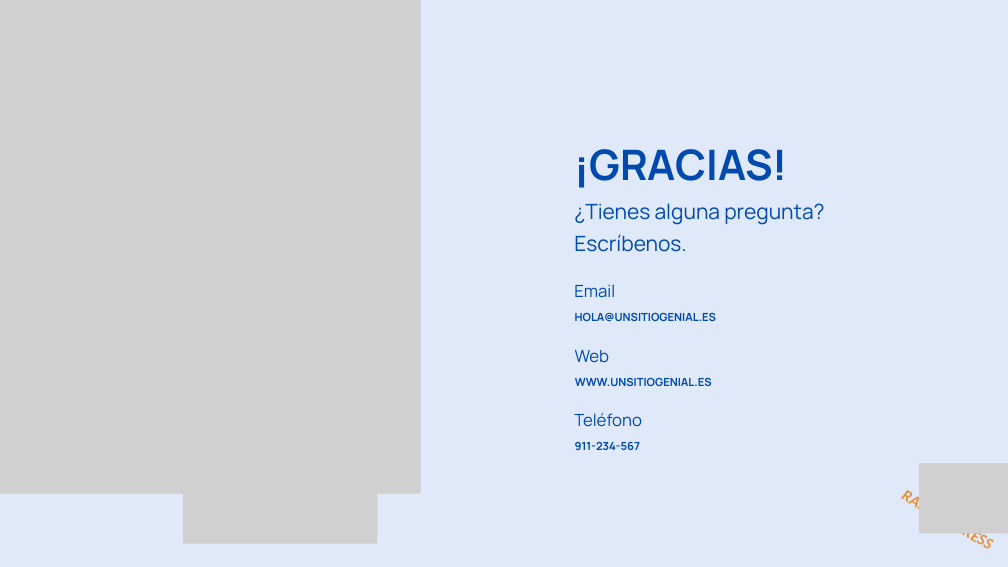
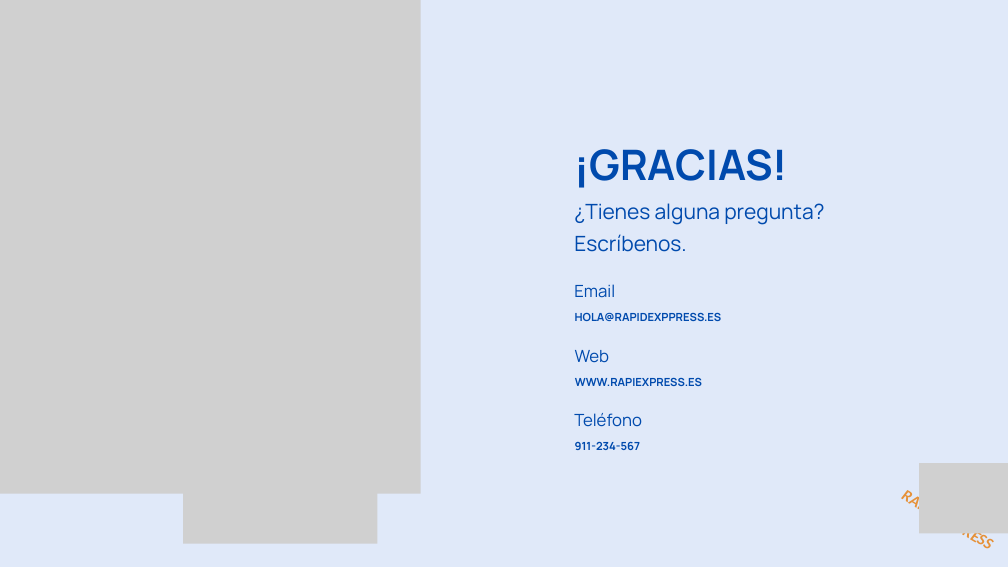
Before and after one commit to ITACADEMYprojectes/ProjecteData, a slide deck: slide 24 of Equip_28/Results/Analisis_PAP_and_ABL_RapidExpres_2026_04_05.pptx. Drawn at 1008x567 pixels with LibreOffice and Linux fonts; fonts in the diff are those of the drawing; grey boxes stand for pictures. Boxes give left, top, right and bottom in pixels: in the first picture for what was removed or moved away, otherwise in the second. Text is boxed around its words. In the diff, an @@ line names an element or a change of style, - is before the commit and + after.

```diff
--- a/Equip_28/Results/Analisis_PAP_and_ABL_RapidExpres_2026_04_05.pptx
+++ b/Equip_28/Results/Analisis_PAP_and_ABL_RapidExpres_2026_04_05.pptx
@@ text at [575,312,722,321]: text changed @@
-HOLA@UNSITIOGENIAL.ES
+HOLA@RAPIDEXPPRESS.ES
@@ text at [575,377,702,386]: text changed @@
-WWW.UNSITIOGENIAL.ES
+WWW.RAPIEXPRESS.ES
```
Also in this commit, not shown: 8 other slides changed.
